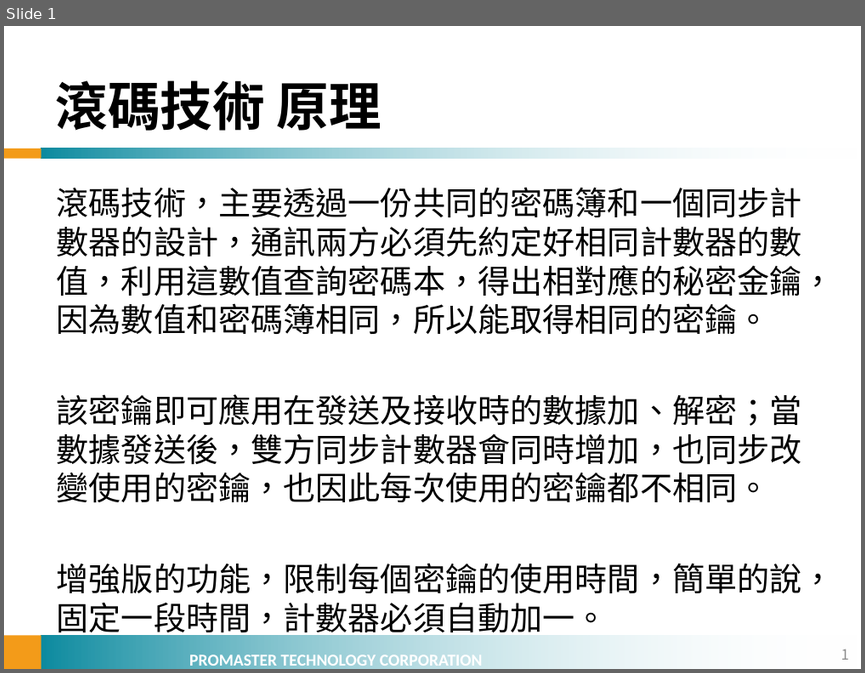
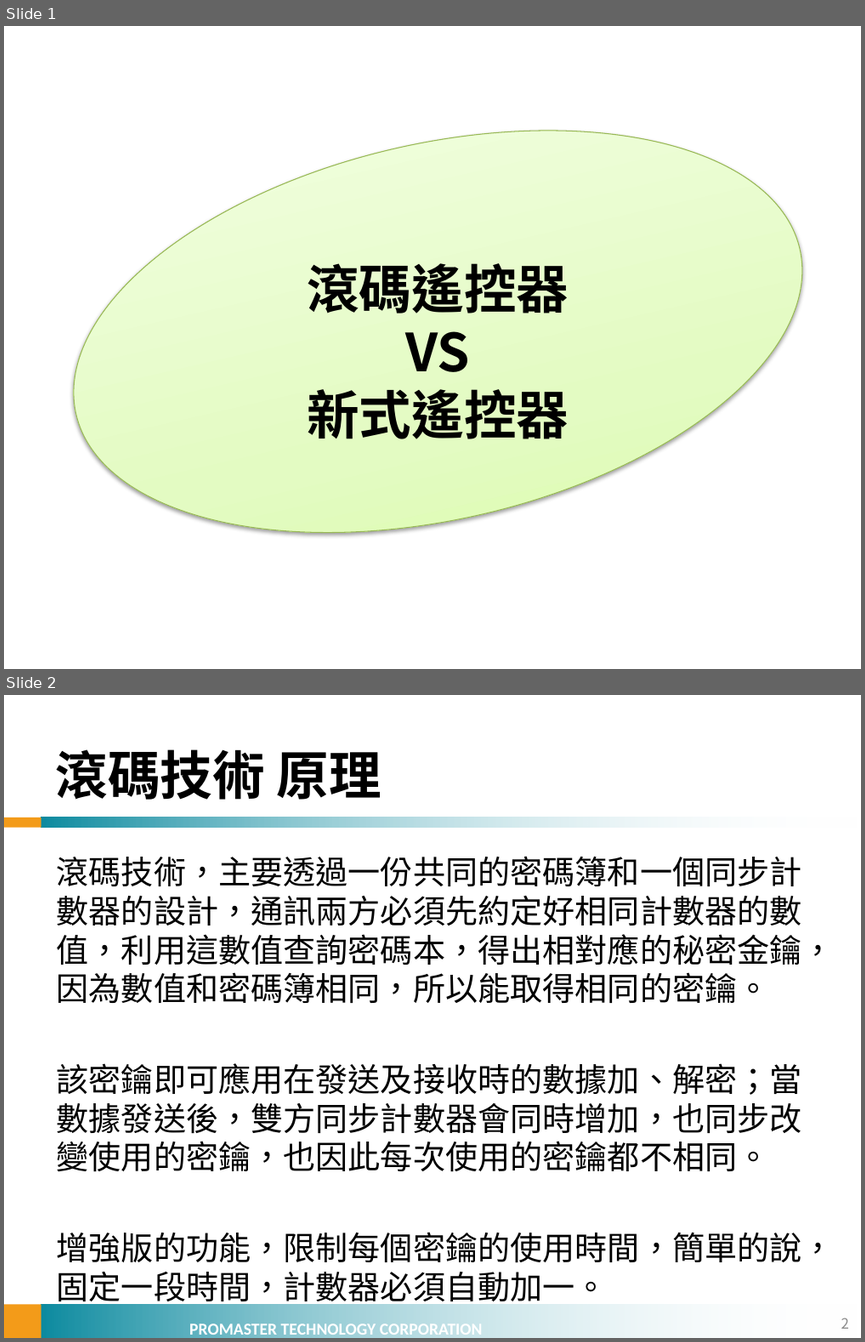
Before and after one commit to marten619/RemoteController, a slide deck: PPT/What is hopping code.pptx. Shown one above the other, each under a label of ours: slide 1 before the commit, slides 1 and 2 after it. The pictures are 865x673 and 865x1342 pixels, drawn with LibreOffice and Linux fonts; fonts in the diff are those of the drawing; background and template pictures are left out. Boxes give left, top, right and bottom in pixels: in the first picture for what was removed or moved away, otherwise in the second. Text is boxed around its words. In the diff, an @@ line names an element or a change of style, - is before the commit and + after.

```diff
--- a/PPT/What is hopping code.pptx
+++ b/PPT/What is hopping code.pptx
@@ slide 1 added at box(4, 26, 861, 669), background #FFFFFF @@
@@ ellipse added at box(34, 66, 841, 597), fill gradient #DAFDA7 to #E4FCC2 to #F5FFE7, outline #98B955 0.75 pt @@
@@ text added at box(307, 263, 568, 439), 44 pt, text #000000, bold @@
+滾碼遙控器
+VS
+新式遙控器
@@ what was slide 1 is now slide 2 @@
@@ page number at box(841, 1317, 849, 1328): text changed @@
-1
+2
```
Also in this commit, not shown: 1 slide changed, 1 other file.
